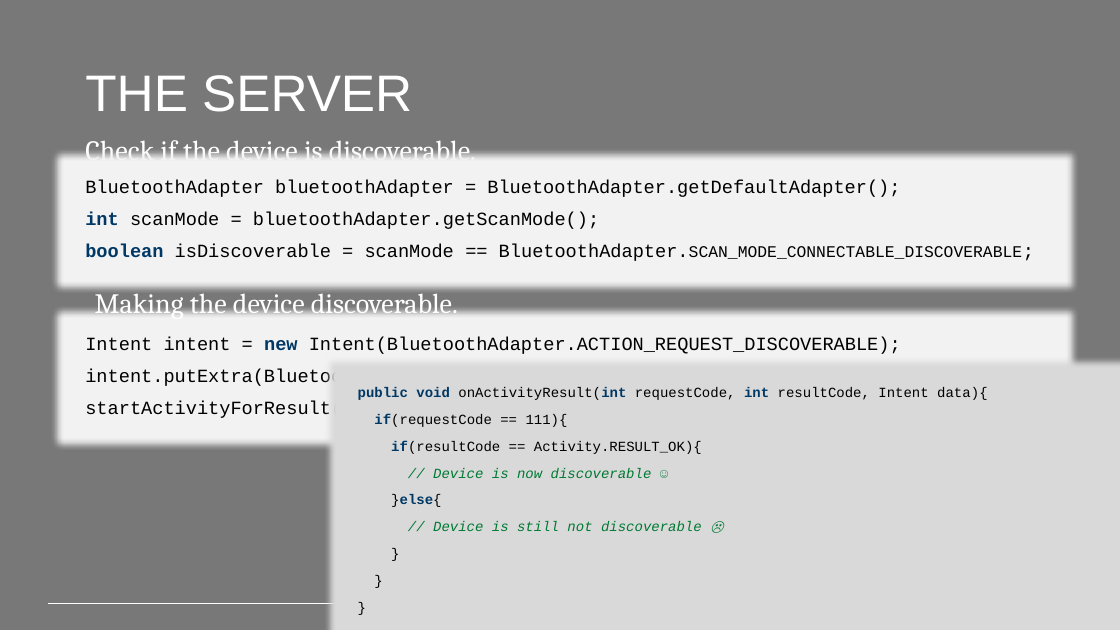
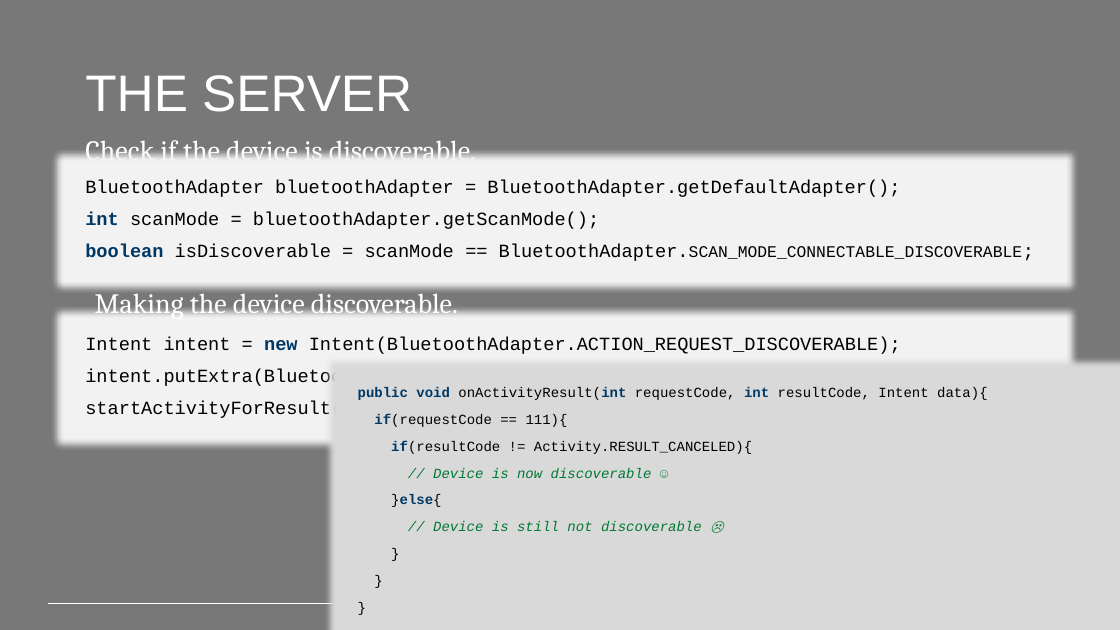
Before and after one commit to PeppeL-G/course-material, a slide deck: slide 8 of src/lectures/android-bluetooth-classic/android-bluetooth-classic.pptx. Drawn at 1120x630 pixels with LibreOffice and Linux fonts; fonts in the diff are those of the drawing; background and template pictures are left out. Boxes give left, top, right and bottom in pixels: in the first picture for what was removed or moved away, otherwise in the second. Text is boxed around its words. In the diff, an @@ line names an element or a change of style, - is before the commit and + after.

```diff
--- a/src/lectures/android-bluetooth-classic/android-bluetooth-classic.pptx
+++ b/src/lectures/android-bluetooth-classic/android-bluetooth-classic.pptx
@@ text at box(391, 441, 752, 454): text changed @@
-if(resultCode == Activity.RESULT_OK){
+if(resultCode != Activity.RESULT_CANCELED){
```
Also in this commit, not shown: 1 other slide changed, 1 other file.
